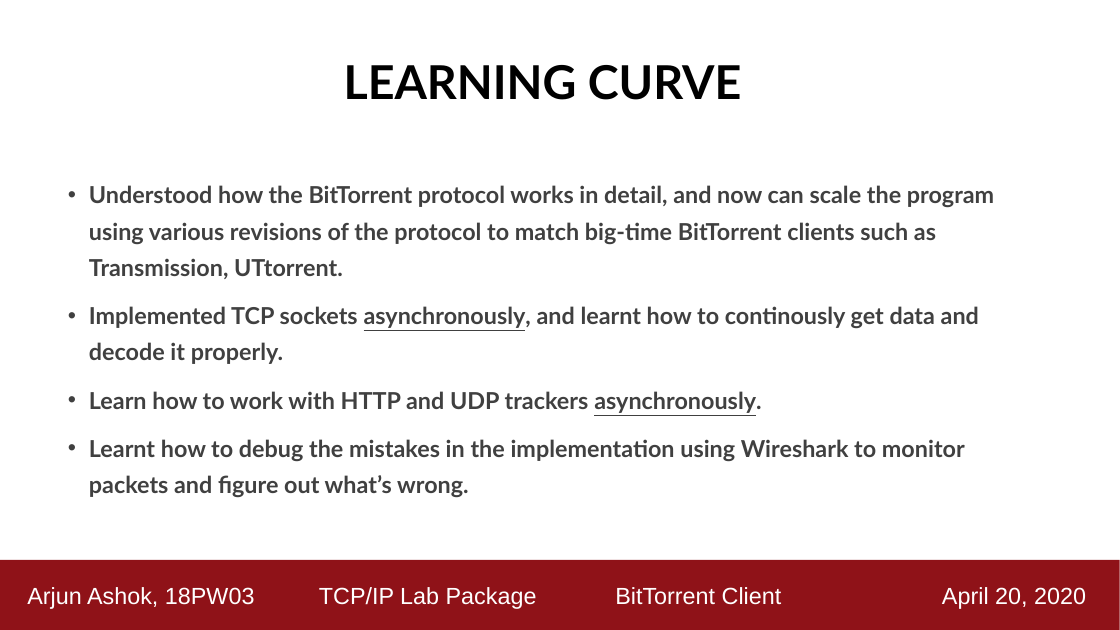
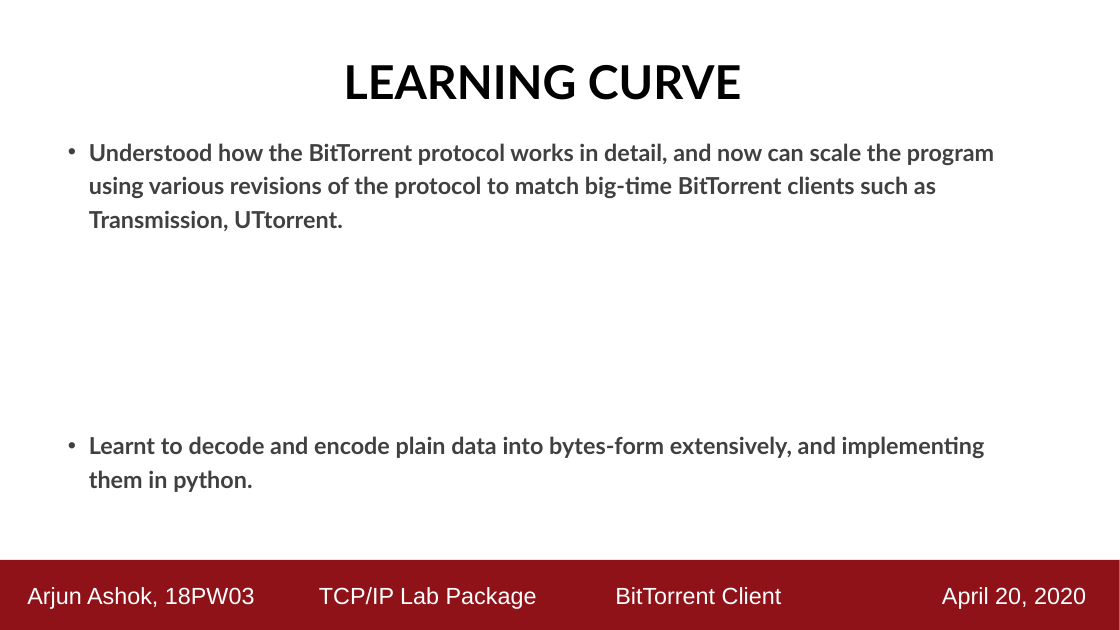
Before and after one commit to ashok-arjun/Torrenter, a slide deck: slide 25 of Demo_Presentation.pptx (slide 17 before the commit). Drawn at 1120x630 pixels with LibreOffice and Linux fonts; fonts in the diff are those of the drawing. Boxes give left, top, right and bottom in pixels: in the first picture for what was removed or moved away, otherwise in the second. Text is boxed around its words. In the diff, an @@ line names an element or a change of style, - is before the commit and + after.

```diff
--- a/Demo_Presentation.pptx
+++ b/Demo_Presentation.pptx
@@ text "Understood how the BitTorrent protocol ...": place and size @@
-text "Understood how the BitTorrent protocol ..." at <box>89,185,994,497</box>
+text "Understood how the BitTorrent protocol ..." at <box>89,143,994,492</box>
@@ text at <box>89,143,994,231</box>: line spacing 1.3 to 1.2 @@
@@ text at <box>89,436,985,492</box>: text changed @@
-• Implemented TCP sockets asynchronously, and learnt how to continously get data and decode it properly.
-• Learn how to work with HTTP and UDP trackers asynchronously.
-• Learnt how to debug the mistakes in the implementation using Wireshark to monitor packets and figure out what’s wrong.
+• Learnt to decode and encode plain data into bytes-form extensively, and implementing them in python.
```
Also in this commit, not shown: 9 other slides changed, 9 slides added, 39 other files.
